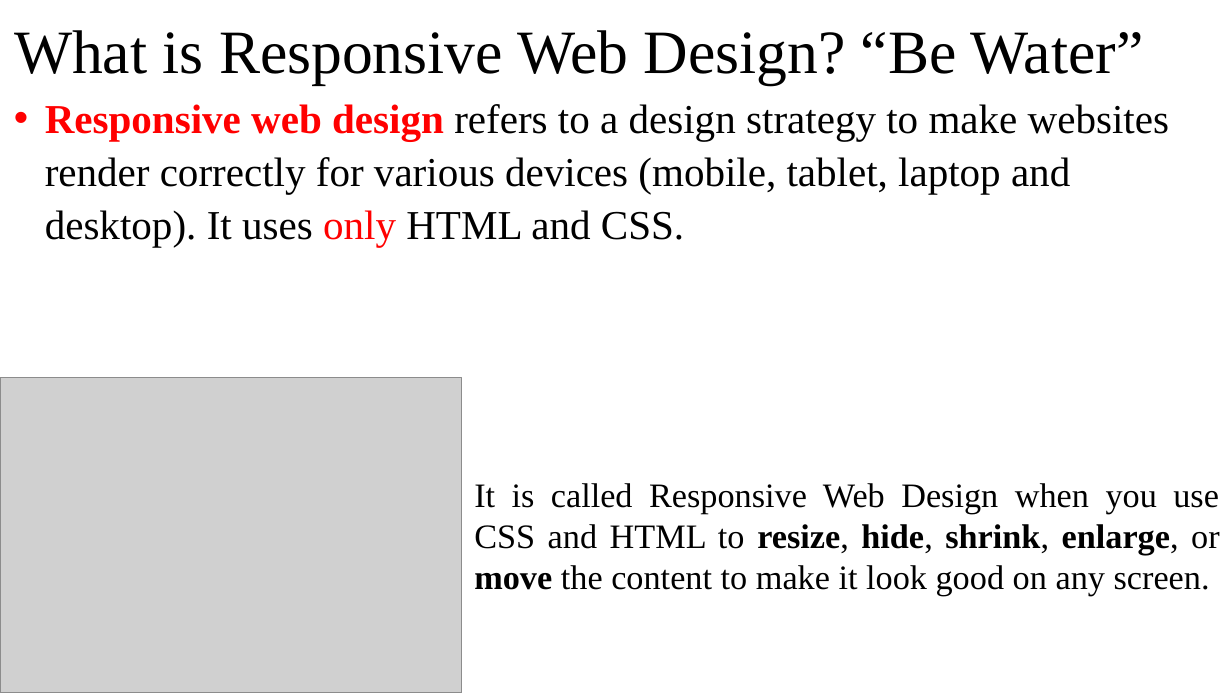
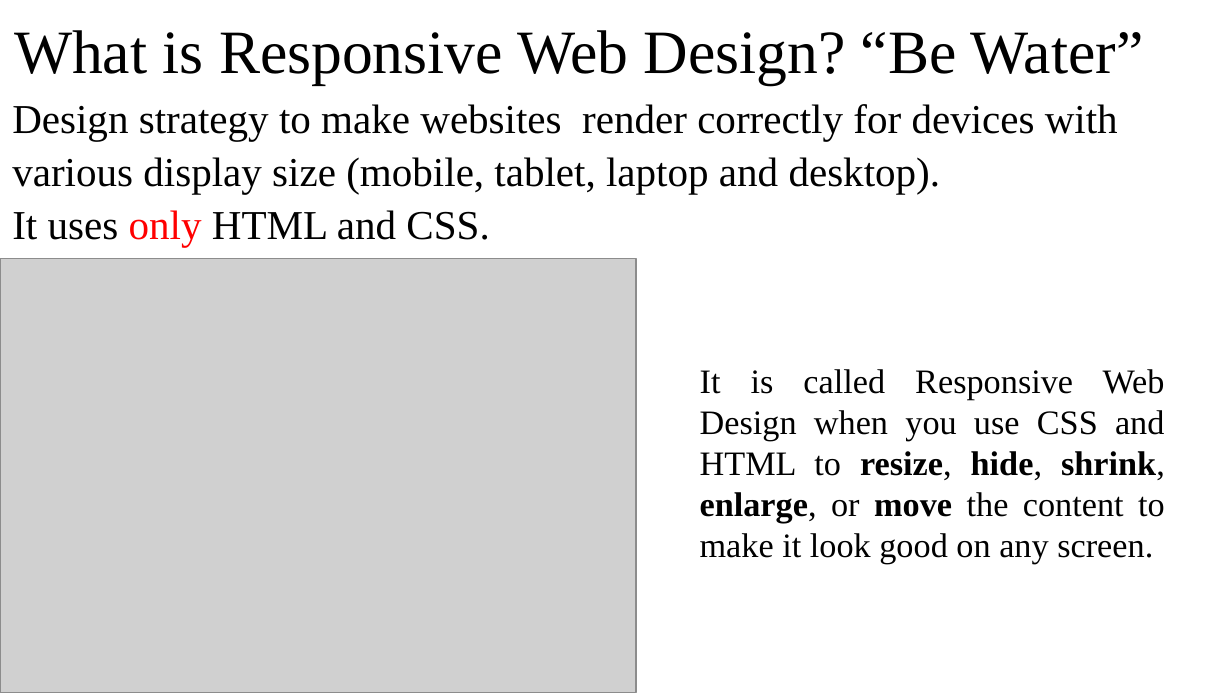
Before and after one commit to manglayev/nu-courses-material, a slide deck: slide 5 of CSCI-111/week-5/week-5-lecture.pptx. Drawn at 1232x693 pixels with LibreOffice and Linux fonts; fonts in the diff are those of the drawing; grey boxes stand for pictures. Boxes give left, top, right and bottom in pixels: in the first picture for what was removed or moved away, otherwise in the second. Text is boxed around its words. In the diff, an @@ line names an element or a change of style, - is before the commit and + after.

Commit message:
added new content and examples

```diff
--- a/CSCI-111/week-5/week-5-lecture.pptx
+++ b/CSCI-111/week-5/week-5-lecture.pptx
@@ text at box(12, 104, 1118, 247): text changed @@
-• Responsive web design refers to a design strategy to make websites render correctly for various devices (mobile, tablet, laptop and desktop). It uses only HTML and CSS.
+Design strategy to make websites render correctly for devices with various display size (mobile, tablet, laptop and desktop).
+It uses only HTML and CSS.
@@ picture: place and size @@
-picture at box(0, 377, 462, 692)
+picture at box(0, 259, 636, 693)
@@ text "It is called Responsive Web ..." rewrapped from box(474, 483, 1220, 596) to box(700, 369, 1165, 564) @@
```
Also in this commit, not shown: 8 other slides changed, 1 slide added, 56 other files.
